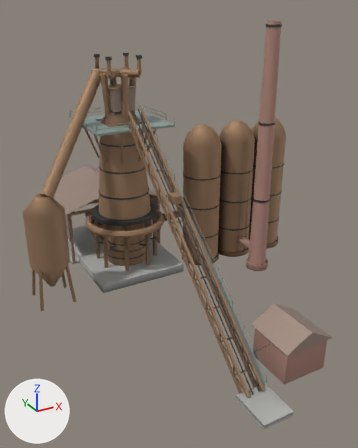
What one commit did to the glTF model assets/models/props/blast_furnace.glb.
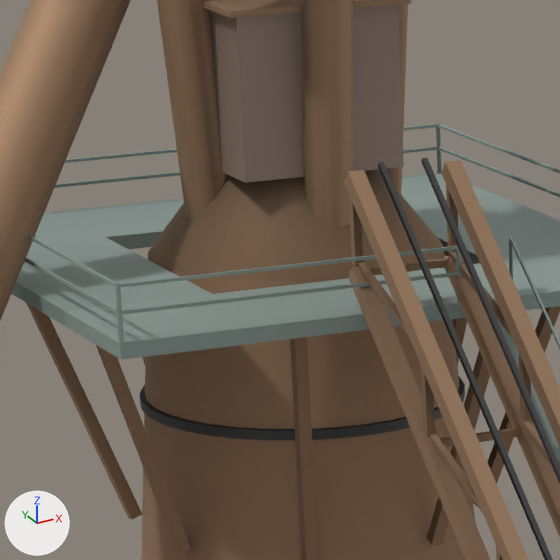
Old and new are each drawn whole from a camera (50 mm lens) standing at (-28.3, -69.6, 39.8) and looking at (3.1, -12.6, 11.3) and again close up on the part from 22% to 44% of the width and 19% to 36% of the height. Lighting does not change. The marker at lower left points along +X, +Y and +Z. The older version's two pictures come first. Vertices at exactly the same position are counted once.

The first close-up shows 'static'.
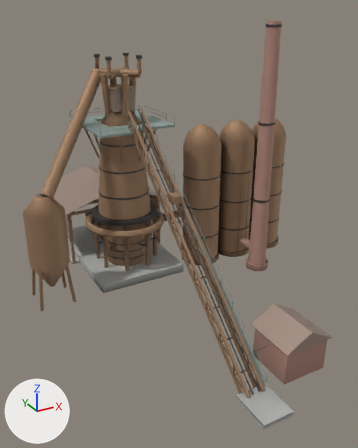
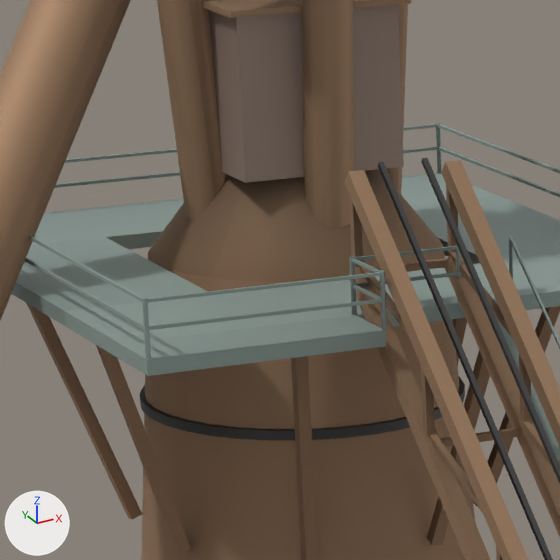
Commit message: Blast furnace: the platform's crate in a bay out past the foundation

Where the change shows, as pixel boxes (x1, y1, x2, y2) in the close-ups (560 x 560 px; the box of a moved part takes in the faces that stretch with it):
part 1 of me_static, added
    after: (148, 299, 382, 330)
part 2 of me_static, added
    after: (147, 272, 381, 303)
part 3 of me_static, added
    after: (353, 285, 381, 299)
part 4 of me_static, added
    after: (351, 258, 381, 272)
part 5 of me_static, moved or reshaped
    before: (115, 282, 124, 343)
    after: (142, 298, 151, 359)
part 6 of me_static, added
    after: (380, 270, 387, 330)
part 7 of me_static, added
    after: (349, 256, 357, 315)
part 8 of me_static, built on
    before: (25, 235, 458, 315)
    after: (25, 235, 458, 376)
part 9 of me_static, edited (looks the same)
    both: (296, 195, 560, 560)

Diff of the bpy script that builds the scene:
```diff
--- a/assets/models/props/blast_furnace.glb.py
+++ b/assets/models/props/blast_furnace.glb.py
@@ me_static @@
 # verts and faces of me_static; kept vertices keep their numbers, new ones are numbered from 5953
-me_static.from_pydata(...)  # 5953 vertices, 11156 faces; spans x -16.8..28.2, y -40.0..18.8, z -1.6..38.0
+me_static.from_pydata(...)  # 6015 vertices, 11256 faces; spans x -16.8..28.2, y -40.0..18.8, z -1.6..38.0
+# me_static part 1: a new loose piece, a box spanning x -5.95..-1.3, y -7.38..-7.32, z 24.52..24.58, in mat_painted
+# me_static part 2: a new loose piece, a box spanning x -5.95..-1.3, y -7.38..-7.32, z 25.02..25.08, in mat_painted
+# me_static part 3: a new loose piece, a box spanning x -1.33..-1.27, y -7.31..-5.99, z 24.52..24.58, in mat_painted
+# me_static part 4: a new loose piece, a box spanning x -1.33..-1.27, y -7.31..-5.99, z 25.02..25.08, in mat_painted
+# me_static part 5: the loose piece of 12 vertices spanning x -6.0..-5.9, y -6.0..-5.9, z 24.0..25.1 is moved by (0.0, -1.4, 0.0)
+# me_static part 6: a new loose piece, a 5-sided cylinder along z spanning x -1.34..-1.25, y -7.398..-7.302, z 24.0..25.1, in mat_painted
+# me_static part 7: a new loose piece, a 5-sided cylinder along z spanning x -1.34..-1.25, y -5.998..-5.902, z 24.0..25.1, in mat_painted
+# me_static part 8
+for i in [5419, 5420, 5423, 5424, 5427, 5428, 5431, 5432]: verts[i] += (0.0, -1.4, 0.0)
+for i in [5433, 5434, 5437, 5438, 5441, 5442, 5445, 5446]: verts[i] += (4.6, 0.0, 0.0)
+verts[5953] = (-6.0, -7.4, 23.7)  # pixel (147, 375)
+verts[5954] = (-1.3, -6.0, 23.7)
+verts[5955] = (-1.3, -7.4, 23.7)  # pixel (386, 346)
+for new, old in zip([5956, 5957, 5958], [5953, 5954, 5955]): verts[new] = verts[old] + (0.0, 0.0, 0.3)
+faces += [(5386, 5953, 5956), (5386, 5956, 5388), (5954, 5957, 5958), (5954, 5958, 5955), (5386, 5954, 5955), (5386, 5955, 5953)]  # mat_painted
+faces += [(5388, 5956, 5958), (5388, 5958, 5957), (5386, 5388, 5957), (5386, 5957, 5954), (5953, 5955, 5958), (5953, 5958, 5956)]  # mat_painted
+# me_static part 9: 41 kept faces spanning x -7.0..7.0, y -8.6..1.6, z -0.2..26.4 get new vertex colours
 me_static.materials.append(mat_concrete)
```
